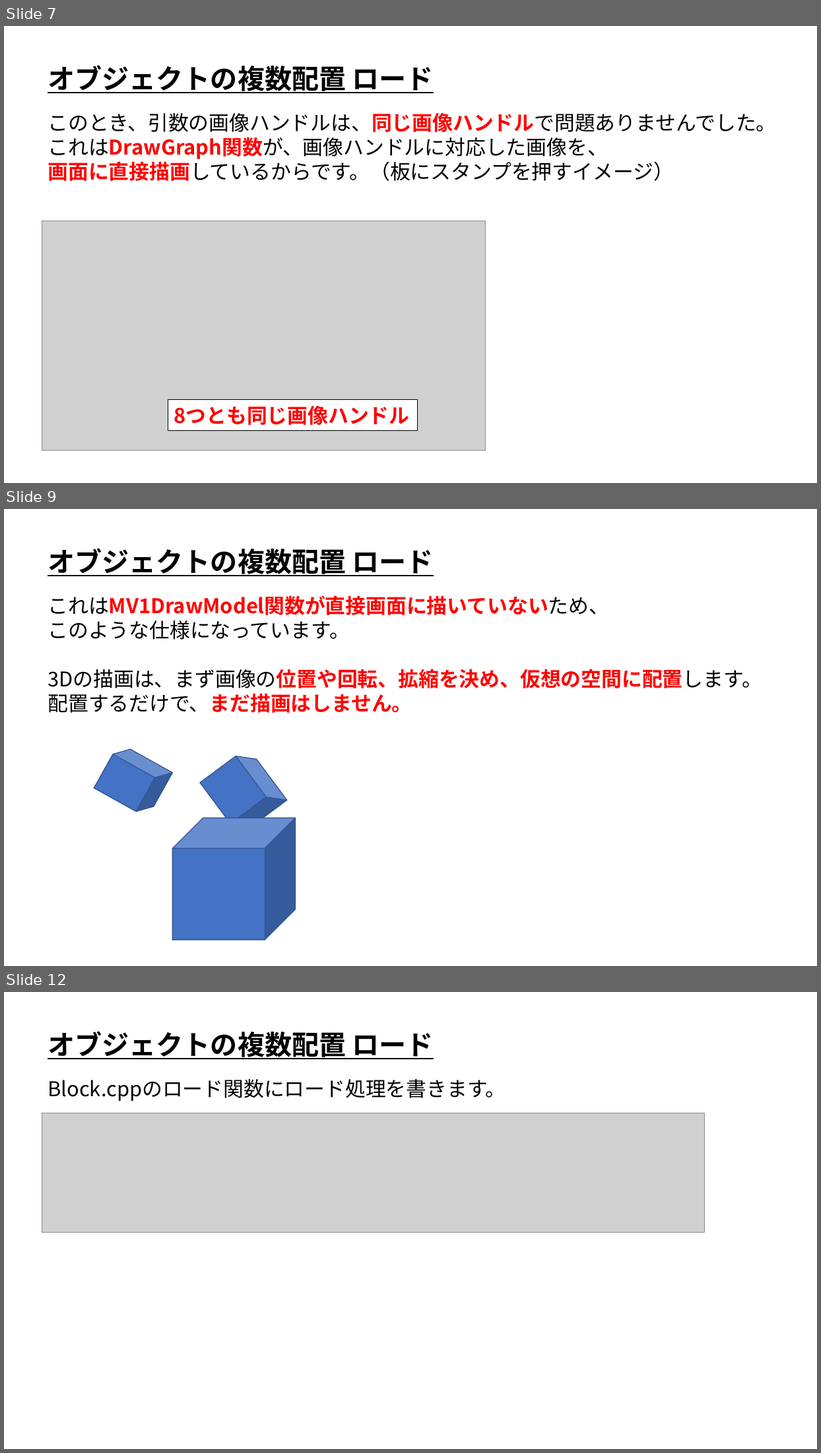
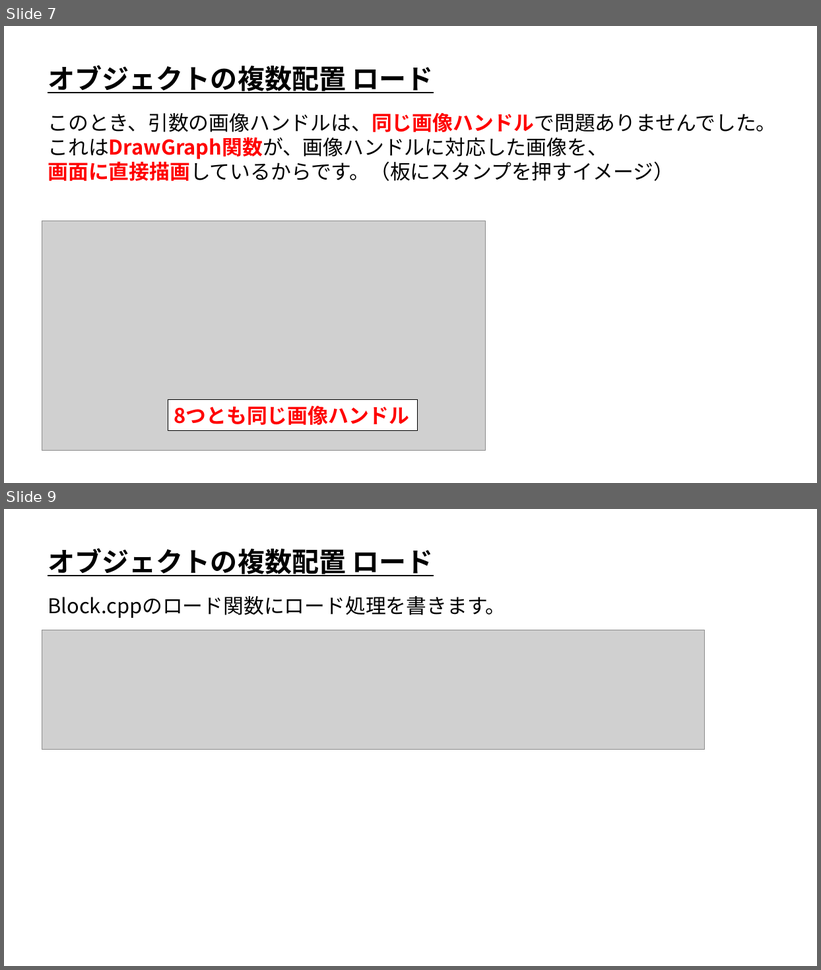
Before and after one commit to ArakiYusuke-Ohara/Textbook, a slide deck: ゲーム科2年/00_前期/ゲーム開発Ⅰ/05_オブジェクトの複数配置.pptx. Shown one above the other, each under a label of ours: slides 7, 9 and 12 before the commit, slides 7 and 9 after it; the slides between them are not shown. The pictures are 821x1453 and 821x970 pixels, drawn with LibreOffice and Linux fonts; fonts in the diff are those of the drawing; grey boxes stand for pictures. Boxes give left, top, right and bottom in pixels: in the first picture for what was removed or moved away, otherwise in the second. Text is boxed around its words. In the diff, an @@ line names an element or a change of style, - is before the commit and + after.

```diff
--- a/ゲーム科2年/00_前期/ゲーム開発Ⅰ/05_オブジェクトの複数配置.pptx
+++ b/ゲーム科2年/00_前期/ゲーム開発Ⅰ/05_オブジェクトの複数配置.pptx
@@ slide 9 removed at bbox=[4, 509, 817, 966], background #FFFFFF @@
@@ text removed at bbox=[48, 548, 434, 576] @@
-オブジェクトの複数配置 ロード
@@ text removed at bbox=[48, 595, 762, 713] @@
-これはMV1DrawModel関数が直接画面に描いていないため、
-このような仕様になっています。
-3Dの描画は、まず画像の位置や回転、拡縮を決め、仮想の空間に配置します。
-配置するだけで、まだ描画はしません。
@@ cube removed at bbox=[94, 743, 172, 819] @@
@@ cube removed at bbox=[200, 748, 287, 836] @@
@@ cube removed at bbox=[172, 819, 295, 940] @@
@@ what was slide 12 is now slide 9 @@
```
Also in this commit, not shown: 12 slides changed, 2 other slides removed, 9 other files.
